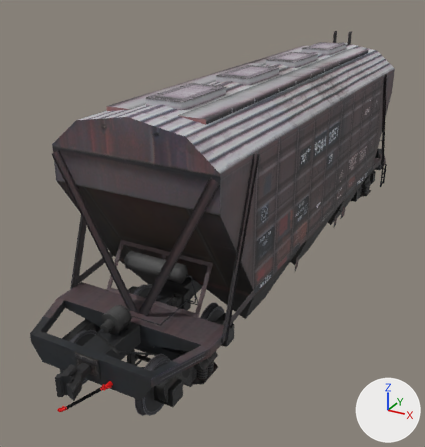
Two versions of the glTF model data/models/FrWag_hopper_1/Fr_hopper-1.gltf, one commit apart.
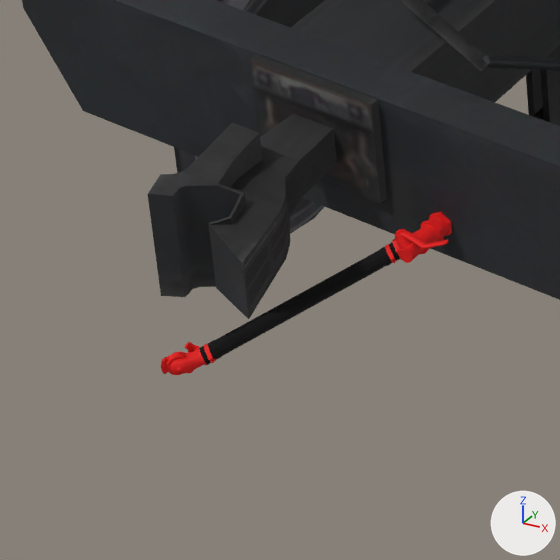
Old and new are each drawn whole from a camera (50 mm lens) standing at (5.35, -12.41, 6.79) and looking at (-0.85, -1.13, 1.15) and again close up on the part from 6% to 31% of the width and 76% to 100% of the height. The lights are fixed; the arrows at lower right show +X, +Y and +Z. The first two pictures are the older version. Vertices at exactly the same position are counted once.

The scene before the commit, as lines of its bpy script (objects in view):
```python
me_details = bpy.data.meshes.new('Details')
me_details.from_pydata(...)  # 872 vertices, 1024 faces; spans x -1.64..1.64, y -7.37..7.37, z 0.22..5.01
me_details.materials.append(mat_material_hopper_2851)  # picture img_t_hopper_rzd_2851
me_head_r1 = bpy.data.meshes.new('Head_R1')
me_head_r1.from_pydata(...)  # 533 vertices, 932 faces; spans x -0.0472..0.0365, y -0.0845..0.049, z -0.0422..0.0339
me_head_r1.materials.append(mat_red)  # red #e70605
ob_bp_bwd_head_r1 = bpy.data.objects.new('BP_bwd_Head_R1', me_head_r1)
ob_bp_bwd_head_r1.parent = ob_bp_bwd_hose_rotate_head_up
ob_bp_bwd_head_r1.location = (0.01, 0.16, 0.0256)
ob_bp_bwd_head_r1.rotation_euler = (0.419, 0.0, 0.0)  # degrees (24, 0, 0)
ob_bp_bwd_root = bpy.data.objects.new('BP_bwd_root', None)
ob_bp_bwd_root.location = (0.3, -6.9, 0.8)
ob_bp_bwd_root.rotation_euler = (0.0, 0.0, -3.142)  # degrees (0, 0, -180)
ob_details = bpy.data.objects.new('Details', me_details)
ob_details.location = (0.0, 0.0, 0.0)
# also in view: 'Wheel-1' at (0.0, -6.03, 0.48); 'BP_bwd_Anglecock_body' at (0.4, -6.8, 0.86); 'Boige-1' at (0.0, -5.09, 0.55); 'BP_bwd_Hose_rotate_down' at (0.17, -7.05, 0.72)
```
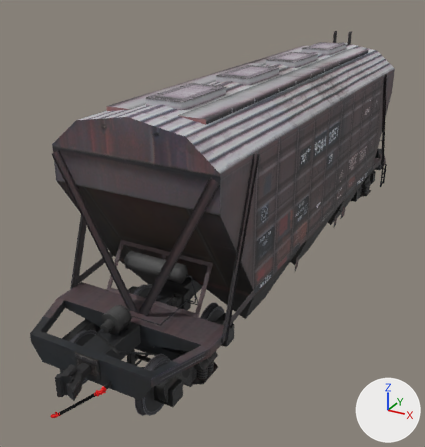
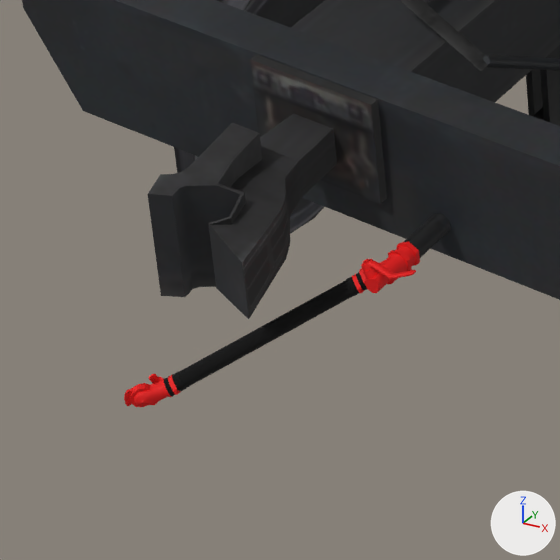
ob_bp_bwd_root is not drawn itself; it is the parent of ob_bp_bwd_anglecock_root, ob_bp_bwd_hose_root.

Changed parts and their boxes [x1, y1, x2, y2] in the close-ups (560 x 560 px):
'BP_bwd_Hose_rotate_down', moved
    before: [250, 270, 351, 336]
    after: [215, 300, 318, 368]
'BP_bwd_Anglecock_body', moved
    before: [396, 212, 452, 263]
    after: [363, 241, 420, 293]
'BP_bwd_Head_R1', moved
    before: [161, 342, 207, 375]
    after: [124, 373, 172, 407]
'BP_bwd_Hose_end_2', moved
    before: [229, 321, 258, 348]
    after: [193, 352, 222, 380]
'BP_bwd_Hose_begin_2', moved
    before: [344, 258, 372, 285]
    after: [310, 288, 339, 315]
'BP_bwd_Anglecock_handle', moved
    before: [394, 229, 449, 249]
    after: [361, 259, 416, 279]
'BP_bwd_Hose_end_1', moved
    before: [215, 333, 236, 356]
    after: [179, 364, 201, 388]
'BP_bwd_Hose_begin_1', moved
    before: [365, 250, 386, 273]
    after: [332, 280, 353, 304]
'BP_bwd_Hose_lapped_end', moved
    before: [199, 340, 222, 365]
    after: [164, 372, 186, 397]
'BP_bwd_Hose_lapped_begin', moved
    before: [379, 243, 400, 266]
    after: [346, 272, 367, 296]
'BP_bwd_Hose_clip_end', moved
    before: [204, 343, 216, 363]
    after: [168, 374, 181, 395]
'BP_bwd_Hose_clip_begin', moved
    before: [385, 244, 397, 263]
    after: [352, 274, 365, 293]
'BP_bwd_Root_screw', moved
    before: [392, 238, 402, 260]
    after: [359, 268, 369, 290]
part 1 of me_details, added
    after: [404, 213, 451, 258]

Diff of the bpy script that builds the scene:
```diff
--- a/data/models/FrWag_hopper_1/Fr_hopper-1.gltf.py
+++ b/data/models/FrWag_hopper_1/Fr_hopper-1.gltf.py
@@ me_details @@
 # used by ob_details; location = (0.0, 0.0, 0.0)
-me_details.from_pydata(...)  # 872 vertices, 1024 faces; spans x -1.64..1.64, y -7.37..7.37, z 0.22..5.01
+me_details.from_pydata(...)  # 900 vertices, 1052 faces; spans x -1.64..1.64, y -7.37..7.37, z 0.22..5.01
+# me_details part 1: a new loose piece of 14 vertices spanning x 0.4..0.46, y -6.87..-6.72, z 0.84..0.91, in mat_material_hopper_2851 (picture img_t_hopper_rzd_2851)
+# other edits to the shape of me_details do not show in these pictures
 me_details.materials.append(mat_material_hopper_2851)
@@ ob_bp_bwd_root @@
 ob_bp_bwd_root = bpy.data.objects.new('BP_bwd_root', None)
-ob_bp_bwd_root.location = (0.3, -6.9, 0.8)
+ob_bp_bwd_root.location = (0.3, -7.05, 0.8)
 ob_bp_bwd_root.rotation_euler = (0.0, 0.0, -3.142)  # degrees (0, 0, -180)
```
